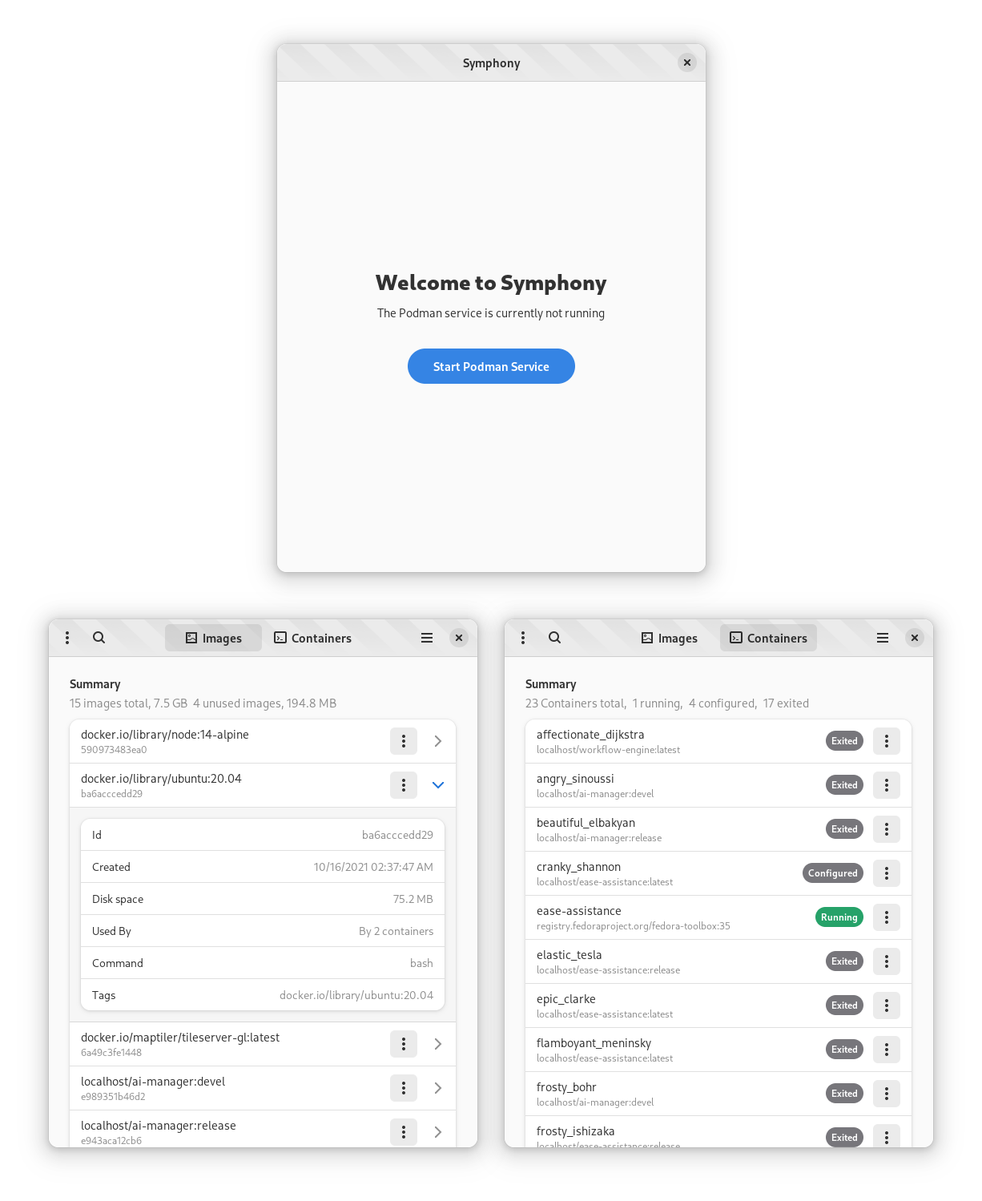
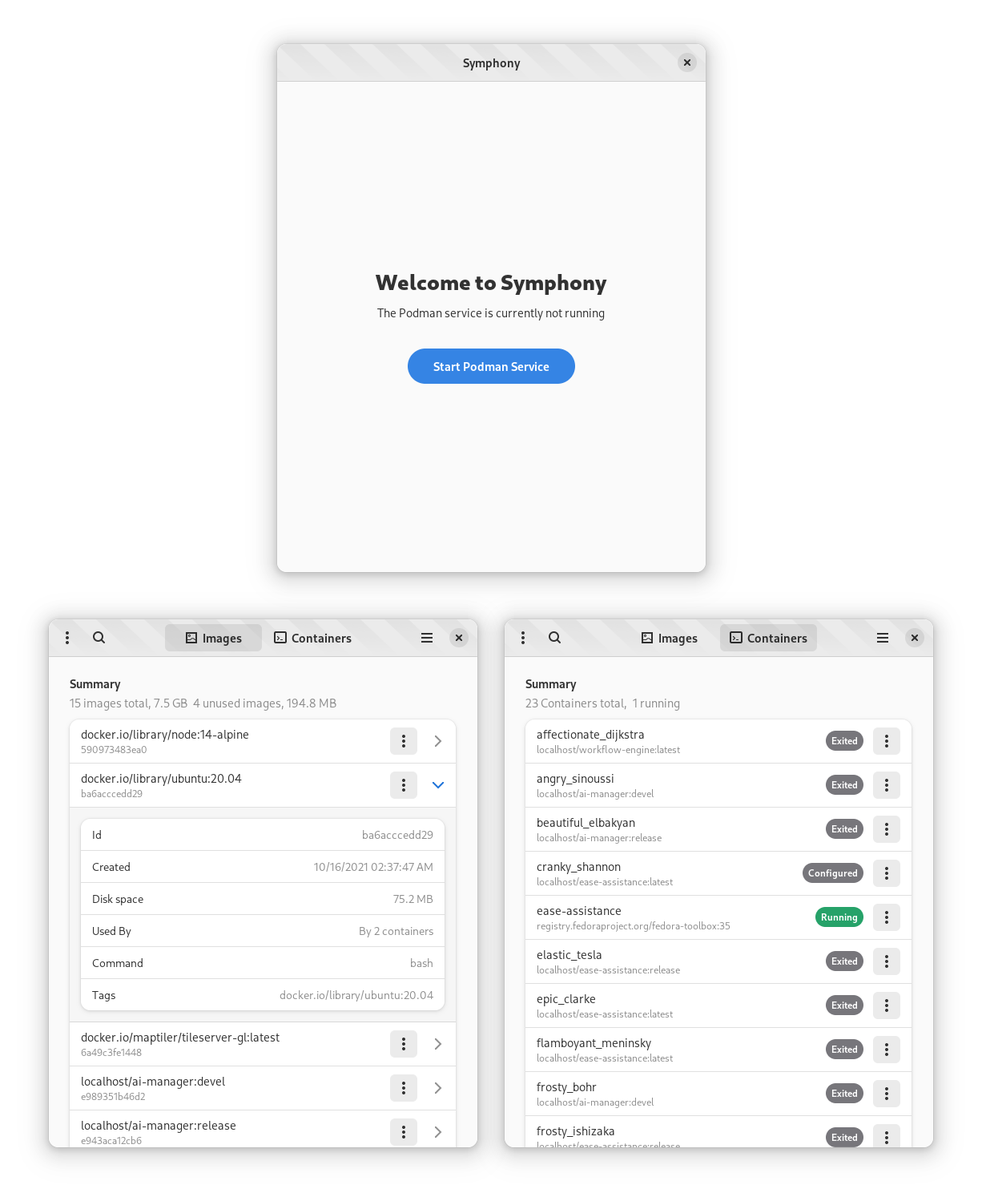
Comparing the layer stacks of the two (982, 1201) images. Changes:
painted on "screenshot3.png" over [left=680, top=698, right=810, bottom=711]
